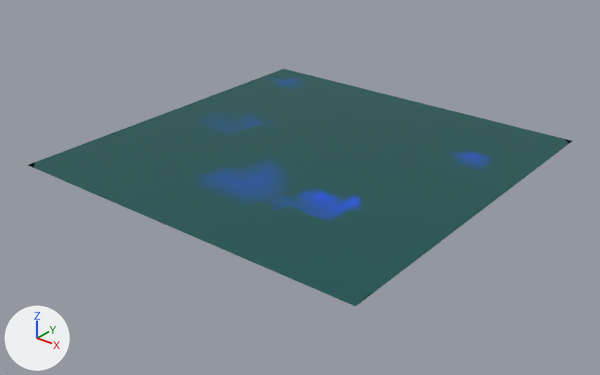
Renders of the glTF model assets/environments/kits/corrow/lowtown_ground.glb from each side of a commit.
The view is the same before and after, from a camera (50 mm lens) standing at (29.1, -37.3, 20.5) and looking at (0.2, -1.1, -1.9). Lighting does not change. The marker at lower left points along +X, +Y and +Z. The picture after the commit comes second. Vertices at exactly the same position are counted once.

Names of what the first picture shows: 'lowtown_ground', 'lowtown_ground-lod1'.
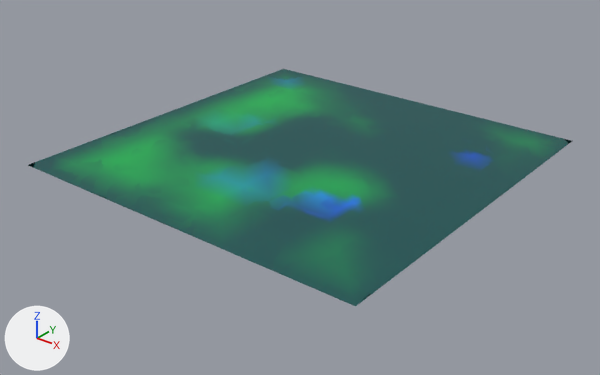
Pixel boxes [x1, y1, x2, y2] of what changed, in the pictures (600 x 375 px):
part 1 of me_lowtown_ground, recoloured
    both: [54, 72, 554, 293]
part 2 of me_lowtown_ground, recoloured
    both: [57, 79, 531, 206]
part 3 of me_lowtown_ground_lod1, recoloured
    both: [53, 75, 553, 293]
part 4 of me_lowtown_ground_lod1, recoloured (dark cyan to green)
    both: [73, 80, 371, 222]
part 5 of me_lowtown_ground_lod1, recoloured (blue to cyan)
    both: [218, 115, 375, 214]

The change, as a diff of the scene's bpy script:
```diff
--- a/assets/environments/kits/corrow/lowtown_ground.glb.py
+++ b/assets/environments/kits/corrow/lowtown_ground.glb.py
@@ me_lowtown_ground @@
 me_lowtown_ground.from_pydata(...)  # 1681 vertices, 3200 faces; spans x -12.0..12.0, y -12.0..12.0, z 0.0
 # used by ob_lowtown_ground; location = (0.0, 0.0, 0.0)
+# me_lowtown_ground part 1: 1857 kept faces spanning x -12.0..12.0, y -12.0..12.0, z 0.0 get new vertex colours
+# me_lowtown_ground part 2: 964 faces spanning x -12.0..12.0, y -12.0..10.8, z 0.0 switch from mat_cw_cobble to mat_cw_earth
@@ me_lowtown_ground_lod1 @@
 me_lowtown_ground_lod1.from_pydata(...)  # 169 vertices, 288 faces; spans x -12.0..12.0, y -12.0..12.0, z 0.0
 # used by ob_lowtown_ground_lod1; location = (0.0, 0.0, 0.0)
+# me_lowtown_ground_lod1 part 3: 131 faces centred in x -11.3..11.3, y -11.3..11.3, z 0.0 are repainted in the vertex colours; the middle colour goes from dark cyan #005959 to dark green #007959
+# me_lowtown_ground_lod1 part 4: 66 faces centred in x -10.7..4.7, y -10.7..9.3, z 0.0 are repainted in the vertex colours; the middle colour goes from dark cyan #005959 to green #009a59
+# me_lowtown_ground_lod1 part 5: 24 faces centred in x -6.7..9.3, y -7.3..6.7, z 0.0 are repainted in the vertex colours; the middle colour goes from blue #005994 to cyan #009394
 me_lowtown_ground_lod1.materials.append(mat_cw_earth)
```
